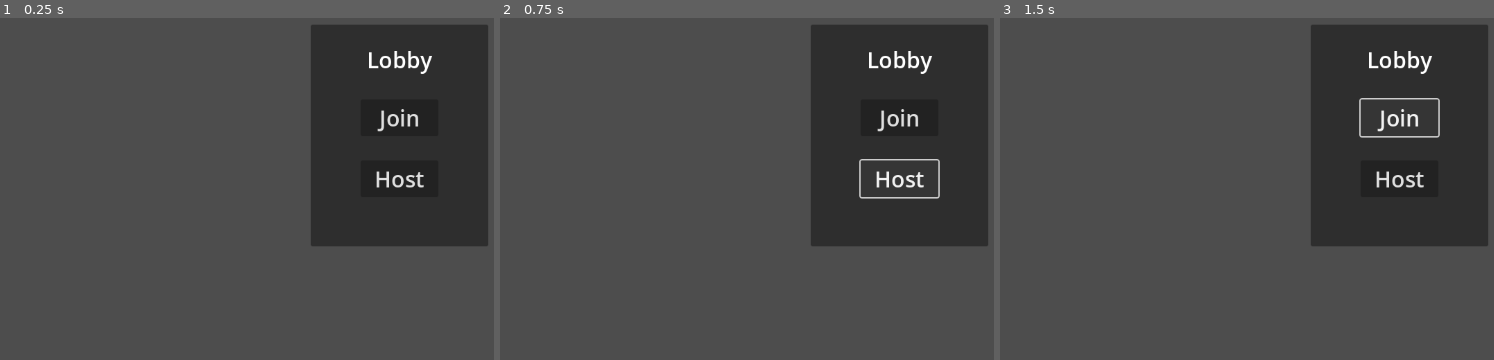
Above: before the commit, frames 1-3 (left to right).
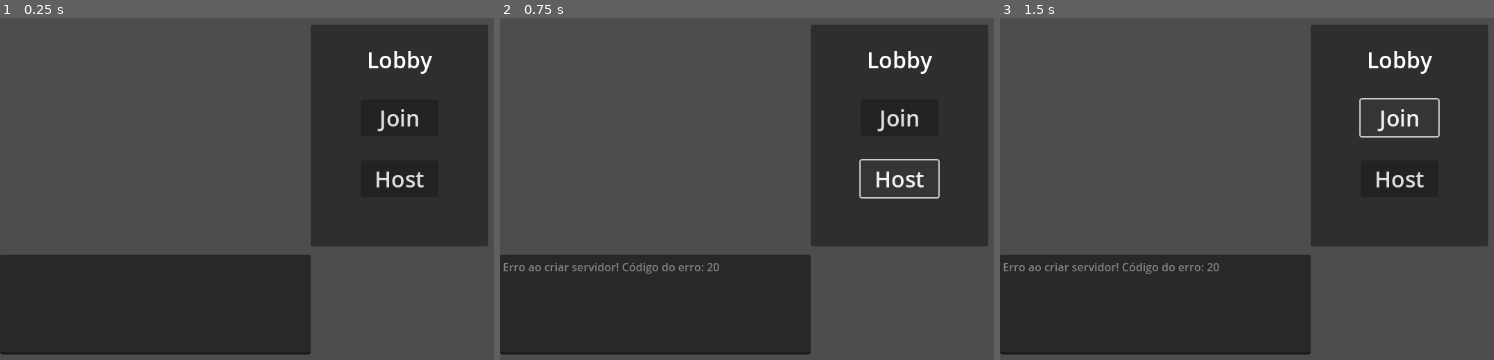
Above: after the commit, the same moments.

Repository: TarikPonciano/prototipo-multiplayer-tarde
Game: Godot game, scene res://game.tscn
Two runs of this game, one before a commit and one after it. Both use one fixed random seed, a clock stepped at 60 frames per second and the inputs below.
Inputs:
- Up to frame 1 (0.25 s): no input
- Up to frame 2 (0.75 s): click "Host" at 0.5 s
- Up to frame 3 (1.5 s): click "Join" at 1.25 s

The runs differ from the first frame. In frame 1, 18% of the frame differs, in the area x 0-63%, y 69-99%; in frame 2, 18%; in frame 3, 18%.

Commit message:
Sistema de conexao

Diff:
--- a/game.gd
+++ b/game.gd
@@ -3,6 +3,7 @@
 var peer = ENetMultiplayerPeer.new()
 const ADDRESS = "127.0.0.1"
 const PORT =  3333
+@onready var log = $Log
 
 #Exibir mensagem quando o servidor for criado e exibir mensagens sempre que
 #um usuário se conectar
@@ -13,5 +14,23 @@
 
 
 func _on_botao_host_pressed() -> void:
-	peer.create_server(PORT)
+	var resultado = peer.create_server(PORT)
 	multiplayer.multiplayer_peer = peer
+
+	if resultado == OK:
+		multiplayer.peer_connected.connect(player_conectado)
+		log.text += "Servidor criado na porta "+str(PORT)+"!\n"
+	else:
+		log.text += "Erro ao criar servidor! Código do erro: "+str(resultado) +"\n"
+
+#Na função player_conectado realizar uma chamada rpc, para a função atualizar_log
+func player_conectado(id_jogador):
+	log.text += "Cliente "+str(id_jogador)+"conectado ao servidor!\n"
+	#Chamada rpc aqui
+
+
+
+#Criar a função atualizar_log em que recebe o log.text do servidor e modifica o próprio log
+@rpc("any_peer", "call_local","reliable")
+func atualizar_log(texto):
+	pass
--- a/game.tscn
+++ b/game.tscn
@@ -84,5 +84,13 @@
 text = "Host"
 metadata/_edit_use_anchors_ = true
 
+[node name="Log" type="TextEdit" parent="."]
+offset_top = 496.0
+offset_right = 448.0
+offset_bottom = 640.0
+theme_override_font_sizes/font_size = 16
+editable = false
+wrap_mode = 1
+
 [connection signal="pressed" from="MultiplayerUI/Panel/BotaoJoin" to="." method="_on_botao_join_pressed"]
 [connection signal="pressed" from="MultiplayerUI/Panel/BotaoHost" to="." method="_on_botao_host_pressed"]
